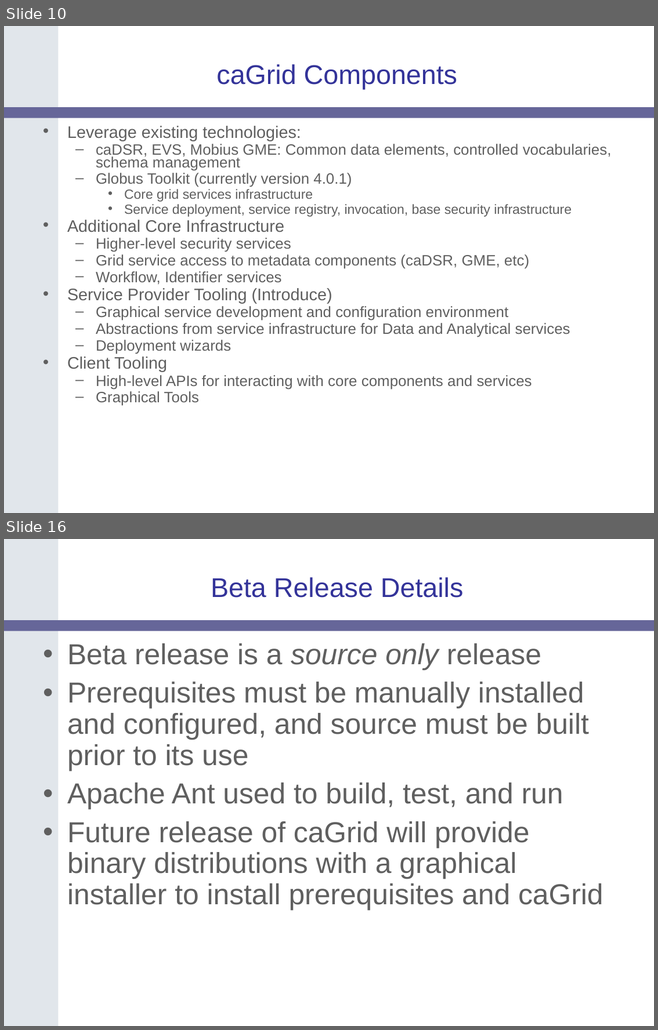
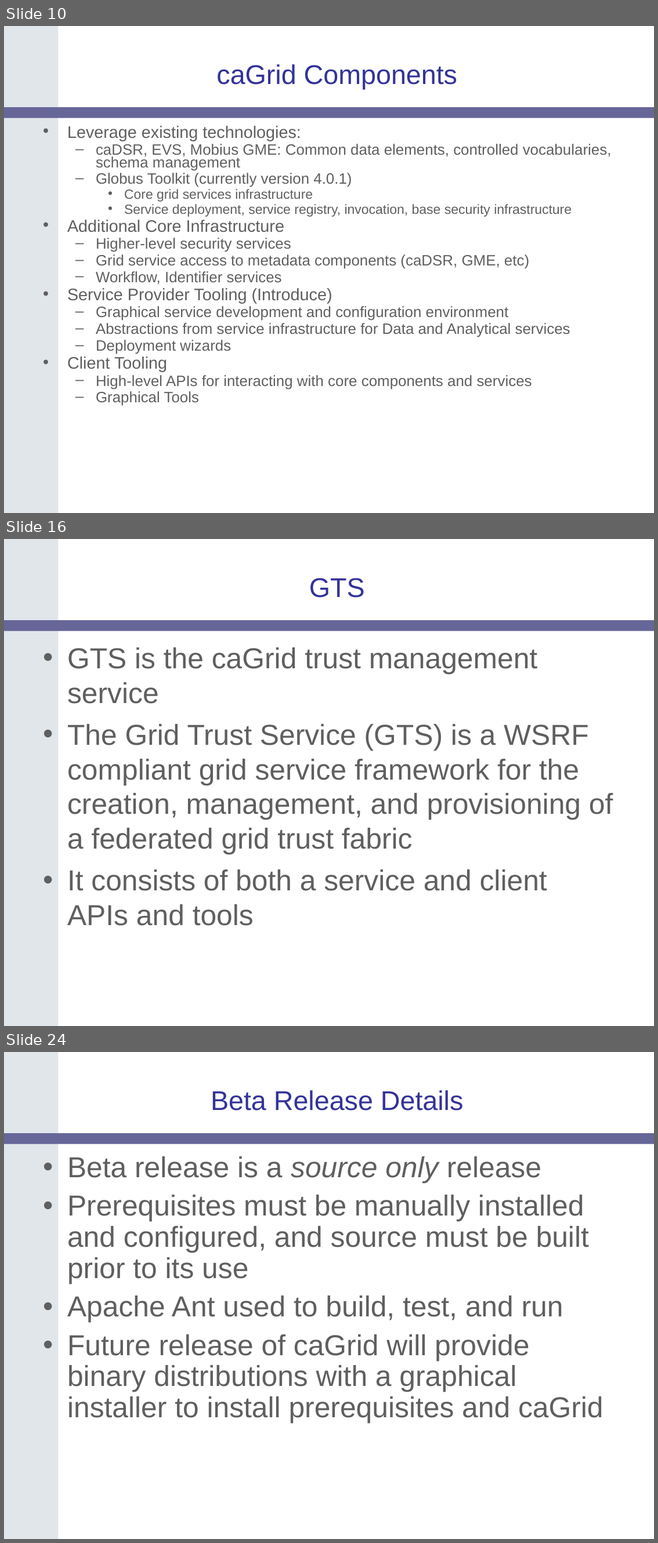
Before and after one commit to NCIP/cagrid-docs, a slide deck: presentations/200607_VCDE_ARCH/caGrid-1.0_Beta_Release.ppt. Shown one above the other, each under a label of ours: slides 10 and 16 before the commit, slides 10, 16 and 24 after it; the slides between them are not shown. The pictures are 658x1030 and 658x1543 pixels, drawn with LibreOffice and Linux fonts; fonts in the diff are those of the drawing; background and template pictures are left out. Boxes give left, top, right and bottom in pixels: in the first picture for what was removed or moved away, otherwise in the second. Text is boxed around its words. In the diff, an @@ line names an element or a change of style, - is before the commit and + after.

```diff
--- a/presentations/200607_VCDE_ARCH/caGrid-1.0_Beta_Release.ppt
+++ b/presentations/200607_VCDE_ARCH/caGrid-1.0_Beta_Release.ppt
@@ slide 16 added at box(4, 539, 654, 1026), background #FFFFFF; not listed: 2 template elements that a slide beside it also shows @@
@@ title added at box(309, 578, 365, 598), 30 pt, text #333399 @@
+GTS
@@ text added at box(67, 647, 612, 926), 32 pt, text #5F5F5F @@
+• GTS is the caGrid trust management service
+• The Grid Trust Service (GTS) is a WSRF compliant grid service framework for the creation, management, and provisioning of a federated grid trust fabric
+• It consists of both a service and client APIs and tools
@@ what was slide 16 is now slide 24 @@
```
Also in this commit, not shown: 3 slides changed, 13 other slides added, 6 slides removed.
